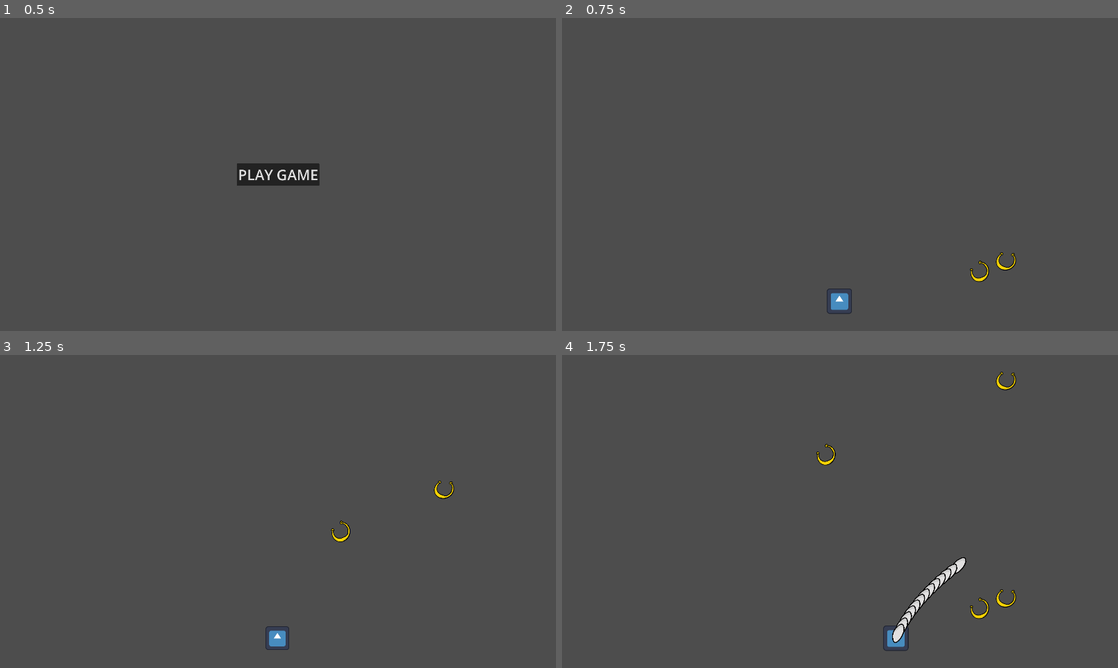
Above: before the commit, frames 1-4 (two rows, left to right).
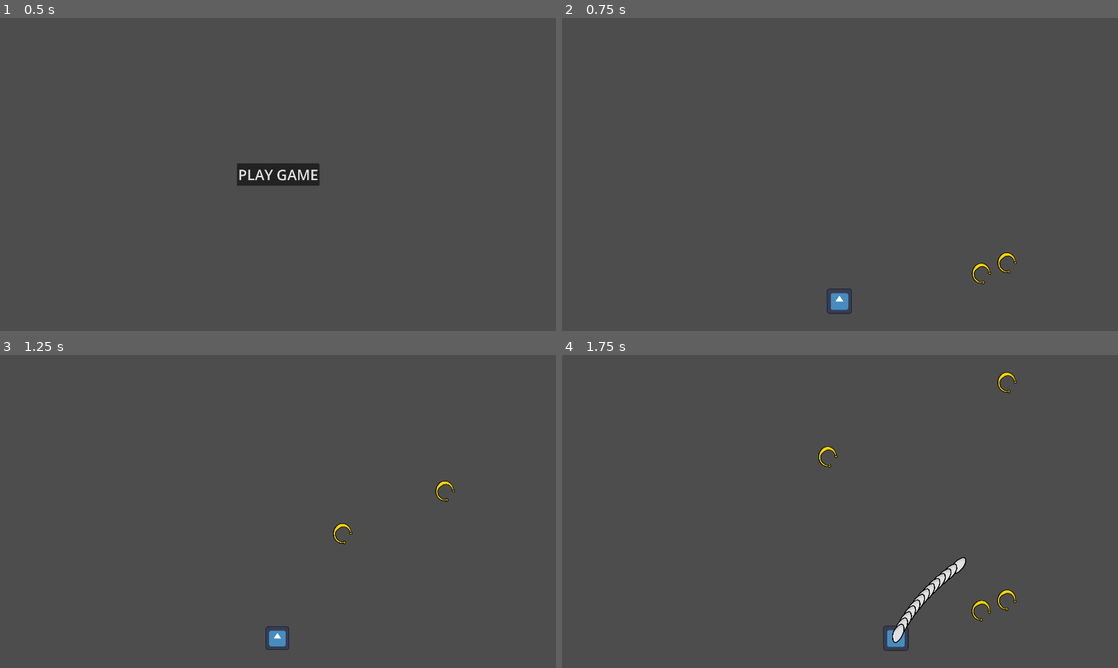
Above: after the commit, the same moments.

Repository: kaito002/bullet-hell-5
Game: Godot game, scene res://scenes/ui/main_menu.tscn
Two runs of this game, one before a commit and one after it. Both use one fixed random seed, a clock stepped at 60 frames per second and the inputs below. The engine's default icon, where the game draws it, is replaced by a stand-in: a white triangle on a blue panel in a dark square.
Inputs (mouse positions are in pixels of both pictures, inside the frame that each line leads up to):
- Up to frame 1 (0.5 s): no input
- Up to frame 2 (0.75 s): click "PLAY GAME" at 0.5 s
- Up to frame 3 (1.25 s): no input
- Up to frame 4 (1.75 s): move the mouse to (962, 495) at 1.27 s; press the mouse at (962, 495) at 1.28 s; hold D (right) from 1.28 s (still down)

Frame 1 is identical in both runs. In frame 2, 0.2% of the frame differs, in the area x 73-82%, y 74-86%; in frame 3, 0.2%; in frame 4, 0.5%, in the area x 45-82%, y 5-86%.

Commit message:
enemy_bullet rotates

Diff:
--- a/scenes/enemies/taurus/enemy_bullet.gd
+++ b/scenes/enemies/taurus/enemy_bullet.gd
@@ -1,6 +1,17 @@
 extends Bullet
 
+var rotation_tween: Tween
+
+func _ready():
+	rotation_tween = get_tree().create_tween()
+	rotation_tween.tween_property(get_node("."), "rotation_degrees", 360, 0.5).from(0)
+	rotation_tween.set_loops()
+	rotation_tween.play()
 
 func _on_body_entered(body: Node):
 	if body.is_in_group('player'):
 		body.hit()
+
+func _exit_tree():
+	rotation_tween.kill()
+	print("removing ", name)
